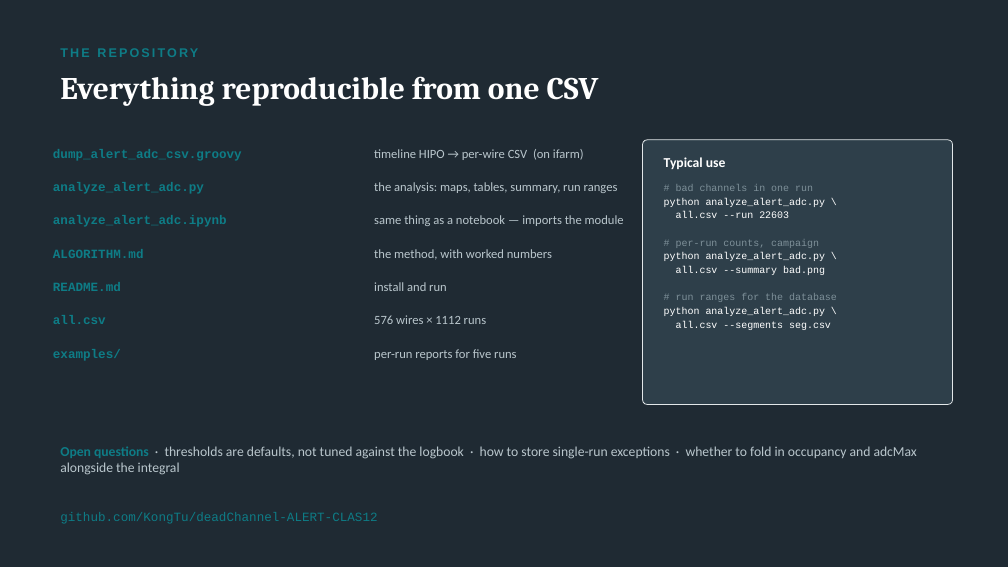
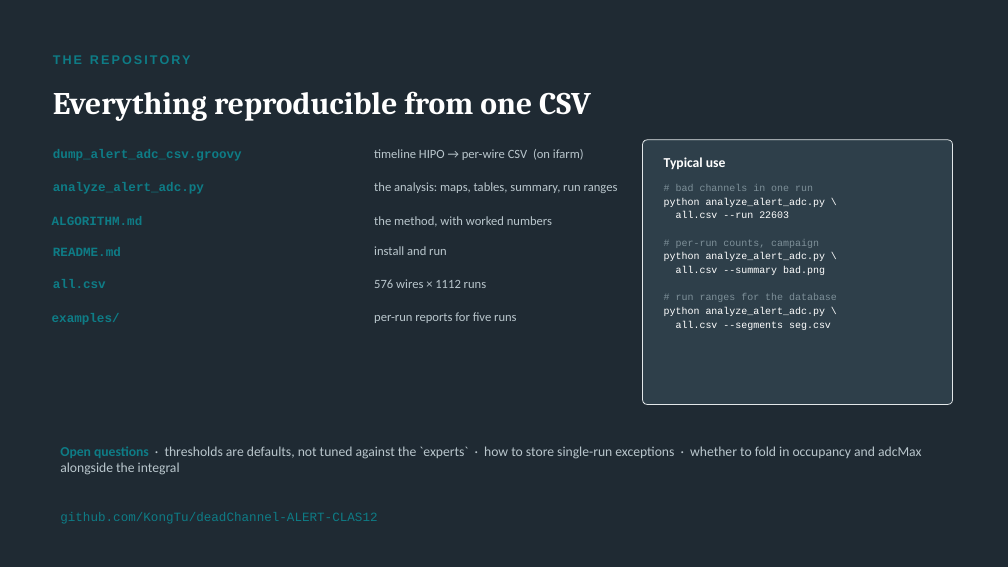
Before and after one commit to KongTu/deadChannel-ALERT-CLAS12, a slide deck: slide 10 of ahdc_dead_channels_kong.pptx (slide 8 before the commit). Drawn at 1008x567 pixels with LibreOffice and Linux fonts; fonts in the diff are those of the drawing. Boxes give left, top, right and bottom in pixels: in the first picture for what was removed or moved away, otherwise in the second. Text is boxed around its words. In the diff, an @@ line names an element or a change of style, - is before the commit and + after.

Commit message:
update slides

```diff
--- a/ahdc_dead_channels_kong.pptx
+++ b/ahdc_dead_channels_kong.pptx
@@ text "THE REPOSITORY": place and size @@
-text "THE REPOSITORY" at box(60, 48, 198, 57)
+text "THE REPOSITORY" at box(53, 55, 191, 64)
@@ text "Everything reproducible from one CSV": place and size @@
-text "Everything reproducible from one CSV" at box(60, 76, 599, 106)
+text "Everything reproducible from one CSV" at box(53, 91, 591, 121)
@@ text removed at box(53, 216, 227, 227) @@
-analyze_alert_adc.ipynb
@@ text removed at box(374, 215, 624, 226) @@
-same thing as a notebook — imports the module
@@ 8 texts: place and size @@
-8 texts at box(53, 249, 552, 361)
+8 texts at box(52, 216, 552, 325)
@@ text at box(60, 446, 921, 475): text changed @@
-Open questions · thresholds are defaults, not tuned against the logbook · how to store single-run exceptions · whether to fold in occupancy and adcMax alongside the integral
+Open questions · thresholds are defaults, not tuned against the `experts` · how to store single-run exceptions · whether to fold in occupancy and adcMax alongside the integral
```
Also in this commit, not shown: 3 other slides changed, 2 slides added.
